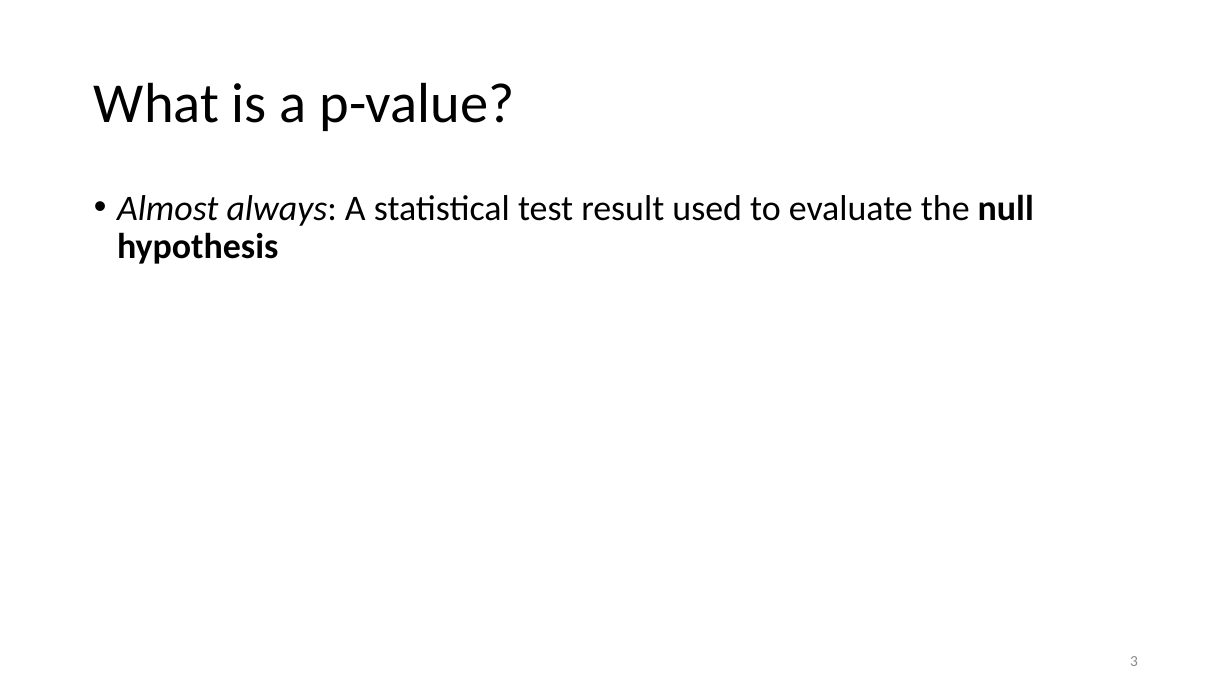
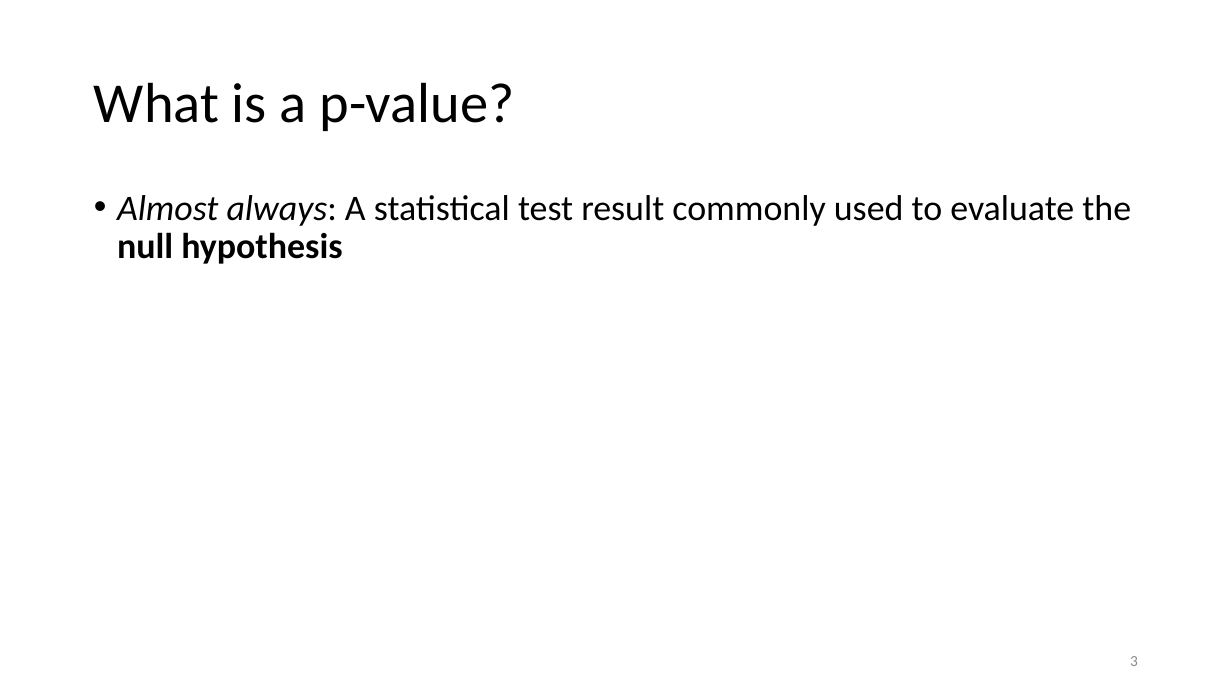
Before and after one commit to nbreznau/p_values, a slide deck: slide 3 of Breznau_Open_Science_P_Values.pptx. Drawn at 1232x693 pixels with LibreOffice and Linux fonts; fonts in the diff are those of the drawing; background and template pictures are left out. Boxes give left, top, right and bottom in pixels: in the first picture for what was removed or moved away, otherwise in the second. Text is boxed around its words. In the diff, an @@ line names an element or a change of style, - is before the commit and + after.

```diff
--- a/Breznau_Open_Science_P_Values.pptx
+++ b/Breznau_Open_Science_P_Values.pptx
@@ text at bbox=[117, 195, 1131, 264]: text changed @@
-• Almost always: A statistical test result used to evaluate the null hypothesis
+• Almost always: A statistical test result commonly used to evaluate the null hypothesis
```
Also in this commit, not shown: 1 other slide changed.
